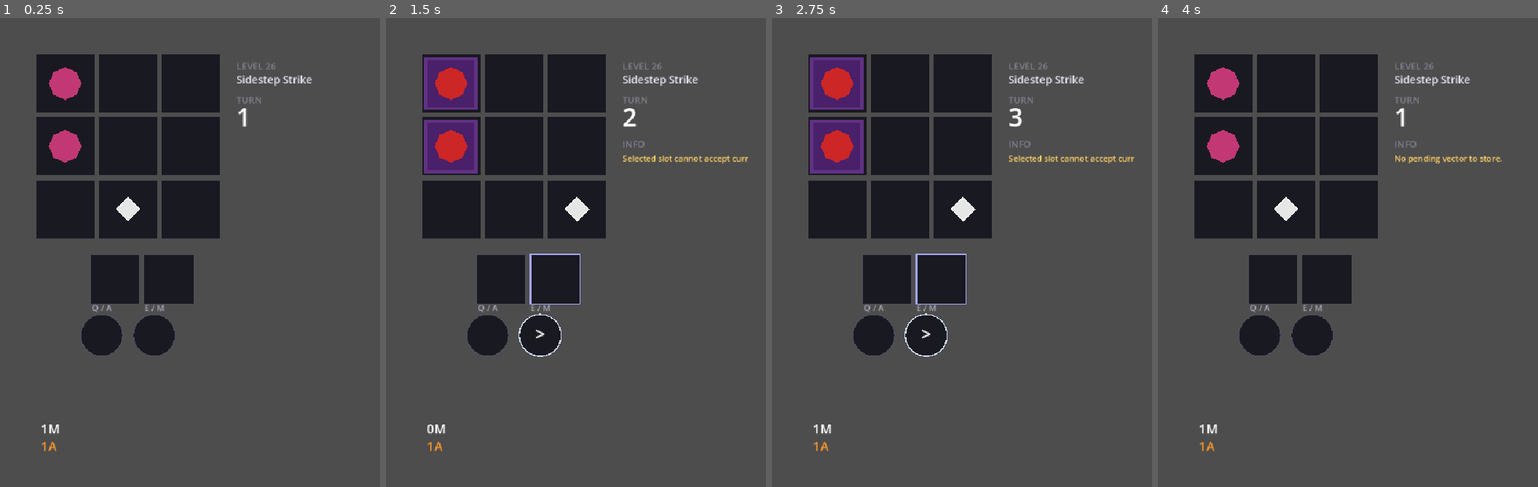
Above: before the commit, frames 1-4 (left to right).
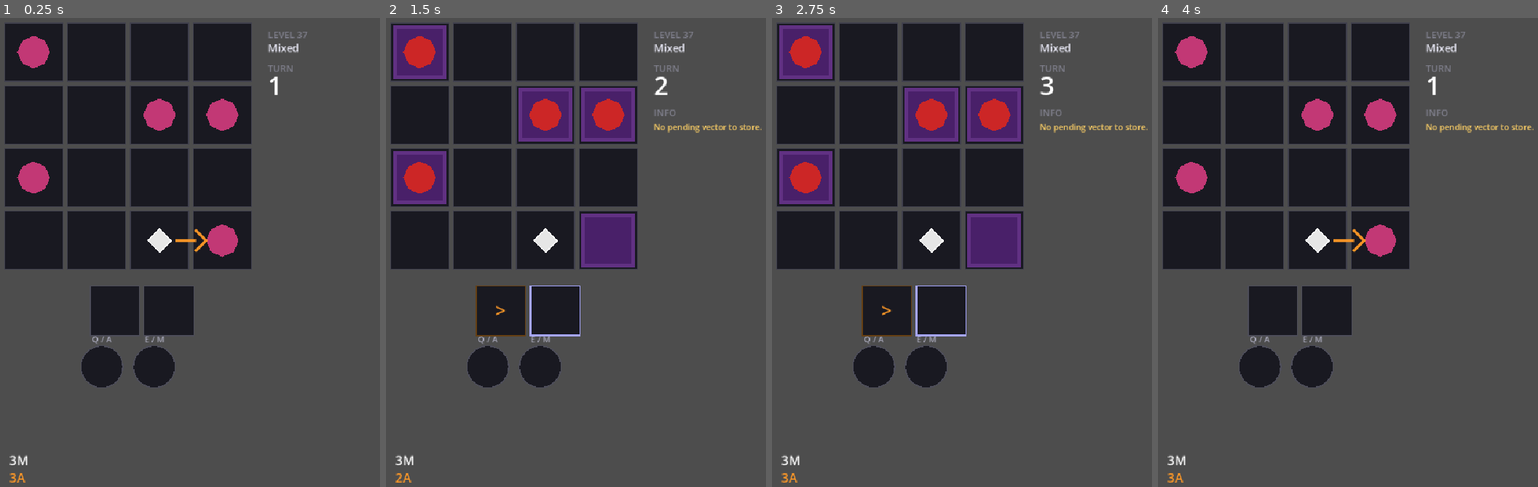
Above: after the commit, the same moments.

Repository: Periodev/DIR
Game: Godot game, scene res://main.tscn
Same seed, same stepped clock (60 frames per second), same inputs: the game is played once before the commit and once after it.
Inputs:
- Up to frame 1 (0.25 s): no input
- Up to frame 2 (1.5 s): tap Enter at 0.5 s; hold Right 0.53-1.28 s; tap 1 at 0.6 s; tap Space at 0.77, 1.25 s; hold Down from 1.28 s (still down); tap 2 at 1.35 s
- Up to frame 3 (2.75 s): tap Space at 1.52 s; tap Enter at 2 s; release Down at 2.03 s; hold Right from 2.03 s (still down); tap 3 at 2.1 s
- Up to frame 4 (4 s): tap Space at 2.75, 3.02, 3.77 s; release Right at 2.78 s; hold Up 2.78-3.53 s; tap 4 at 2.85 s; tap Enter at 3.5 s; hold Left from 3.53 s (still down); tap R at 3.6 s

The runs differ from the first frame. In frame 1, 24% of the frame differs, in the area x 1-82%, y 1-100%; in frame 2, 29%, in the area x 1-99%, y 1-100%; in frame 3, 29%; in frame 4, 24%.

Commit message:
Add zone 5 mixed-skill levels

Diff:
--- a/godot_project/scripts/LevelConstants.gd
+++ b/godot_project/scripts/LevelConstants.gd
@@ -5,8 +5,9 @@
 const Zone2 = preload("res://scripts/LevelConstants_Zone2.gd")
 const Zone3 = preload("res://scripts/LevelConstants_Zone3.gd")
 const Zone4 = preload("res://scripts/LevelConstants_Zone4.gd")
+const Zone5 = preload("res://scripts/LevelConstants_Zone5.gd")
 
-const DEFAULT_LOAD_ZONE: int = 4
+const DEFAULT_LOAD_ZONE: int = 5
 
 
 static func first_level() -> Dictionary:
@@ -28,7 +29,7 @@
 static func all_levels() -> Array:
 	var result: Array = []
 	var next_id: int = 1
-	for source_levels: Array in [Zone1.LEVELS, Zone2.LEVELS, Zone3.LEVELS, Zone4.LEVELS]:
+	for source_levels: Array in [Zone1.LEVELS, Zone2.LEVELS, Zone3.LEVELS, Zone4.LEVELS, Zone5.LEVELS]:
 		for source_level: Dictionary in source_levels:
 			var level: Dictionary = source_level.duplicate(true)
 			level["id"] = next_id
--- a/godot_project/scripts/LevelConstants_Zone3.gd
+++ b/godot_project/scripts/LevelConstants_Zone3.gd
@@ -141,5 +141,24 @@
 		#MAMASRASR, MASMARASR, AMASMASRR
 	},
 
+	{
+		"zone": 3,
+		"index": 8,
+		"code": "3-8",
+		"title": "Cross",
+		"object_map": """
+E...
+E...
+...E
+EE.@
+""",
+		"direction_map": "",
+		"move_limit": 2,
+		"attack_limit": 3,
+		"unlocked_slot_count": 2,
+		"kill_recovery_enabled": false,
+		"allowed_skill_types": ["LAA", "IMA"],
+	},
+
 
 ]
--- /dev/null
+++ b/godot_project/scripts/LevelConstants_Zone5.gd
@@ -0,0 +1,179 @@
+class_name LevelConstantsZone5
+extends RefCounted
+
+# Zone 5 mixed-skill boards.
+# Front-load the lower-pressure 3M / 3A candidates, then ramp 2M / 3A by
+# difficulty. Do not require one route to cast LAA, IMA, and LMA together
+# because that forces 2M / 4A.
+
+const LEVELS := [
+	{
+		"zone": 5,
+		"index": 1,
+		"code": "5-1",
+		"title": "Mixed",
+		"object_map": """
+E...
+..EE
+E...
+..@E
+""",
+		"direction_map": "",
+		"move_limit": 3,
+		"attack_limit": 3,
+		"unlocked_slot_count": 2,
+		"kill_recovery_enabled": false,
+		"allowed_skill_types": ["LAA", "IMA", "LMA"],
+	},
+
+	{
+		"zone": 5,
+		"index": 2,
+		"code": "5-2",
+		"title": "Topdown",
+		"object_map": """
+E..@
+.EE.
+....
+.EE.
+""",
+		"direction_map": "",
+		"move_limit": 3,
+		"attack_limit": 3,
+		"unlocked_slot_count": 2,
+		"kill_recovery_enabled": false,
+		"allowed_skill_types": ["LAA", "IMA", "LMA"],
+	},
+
+	{
+		"zone": 5,
+		"index": 3,
+		"code": "5-3",
+		"title": "Ring",
+		"object_map": """
+.EE@
+E...
+E...
+...E
+""",
+		"direction_map": "",
+		"move_limit": 3,
+		"attack_limit": 3,
+		"unlocked_slot_count": 2,
+		"kill_recovery_enabled": false,
+		"allowed_skill_types": ["LAA", "IMA", "LMA"],
+	},
+
+	{
+		"zone": 5,
+		"index": 4,
+		"code": "5-4",
+		"title": "Junction",
+		"object_map": """
+@E.
+.E.
+..E
+EE.
+""",
+		"direction_map": "",
+		"move_limit": 2,
+		"attack_limit": 3,
+		"unlocked_slot_count": 2,
+		"kill_recovery_enabled": false,
+		"allowed_skill_types": ["LAA", "IMA", "LMA"],
+	},
+
+	{
+		"zone": 5,
+		"index": 5,
+		"code": "5-5",
+		"title": "Stair",
+		"object_map": """
+E.E.
+.EE.
+..E@
+""",
+		"direction_map": "",
+		"move_limit": 2,
+		"attack_limit": 3,
+		"unlocked_slot_count": 2,
+		"kill_recovery_enabled": false,
+		"allowed_skill_types": ["LAA", "IMA", "LMA"],
+	},
+
+	{
+		"zone": 5,
+		"index": 6,
+		"code": "5-6",
+		"title": "Line Up",
+		"object_map": """
+E...
+.E.E
+@.E.
+...E
+""",
+		"direction_map": "",
+		"move_limit": 2,
+		"attack_limit": 3,
+		"unlocked_slot_count": 2,
+		"kill_recovery_enabled": false,
+		"allowed_skill_types": ["LAA", "IMA", "LMA"],
+	},
+
+	{
+		"zone": 5,
+		"index": 7,
+		"code": "5-7",
+		"title": "Ridge",
+		"object_map": """
+.E.
+..E
+E.E
+@.E
+""",
+		"direction_map": "",
+		"move_limit": 2,
+		"attack_limit": 3,
+		"unlocked_slot_count": 2,
+		"kill_recovery_enabled": false,
+		"allowed_skill_types": ["LAA", "IMA", "LMA"],
+	},
+
+	{
+		"zone": 5,
+		"index": 8,
+		"code": "5-8",
+		"title": "Bottom Up",
+		"object_map": """
+.EE.
+....
+E...
+.EE@
+""",
+		"direction_map": "",
+		"move_limit": 2,
+		"attack_limit": 3,
+		"unlocked_slot_count": 2,
+		"kill_recovery_enabled": false,
+		"allowed_skill_types": ["LAA", "IMA", "LMA"],
+	},
+
+	{
+		"zone": 5,
+		"index": 9,
+		"code": "5-9",
+		"title": "Loaded",
+		"object_map": """
+.EE
+E.E
+@..
+EE.
+""",
+		"direction_map": "",
+		"move_limit": 2,
+		"attack_limit": 3,
+		"unlocked_slot_count": 2,
+		"kill_recovery_enabled": false,
+		"allowed_skill_types": ["LAA", "IMA", "LMA"],
+	},
+]
Not shown, added: godot_project/tools/generated_z5_2m3a_candidates.tsv
Not shown, added: godot_project/tools/generated_z5_2m3a_candidates.txt
Not shown, added: godot_project/tools/generated_z5_2m3a_filtered.tsv
Not shown, added: godot_project/tools/generated_z5_2m3a_filtered.txt
Not shown, added: godot_project/tools/generated_z5_all_three_skills.tsv
Not shown, added: godot_project/tools/generated_z5_all_three_skills.txt
Not shown, added: godot_project/tools/generated_z5_candidates.tsv
Not shown, added: godot_project/tools/generated_z5_candidates.txt
Not shown, added: godot_project/tools/generated_z5_laa_lma_angle.tsv
Not shown, added: godot_project/tools/generated_z5_laa_lma_angle.txt
Not shown, changed: godot_project/tools/solver_outputs/solve_1-1.txt
Not shown, changed: godot_project/tools/solver_outputs/solve_1-2.txt
(and 51 more such lines)
